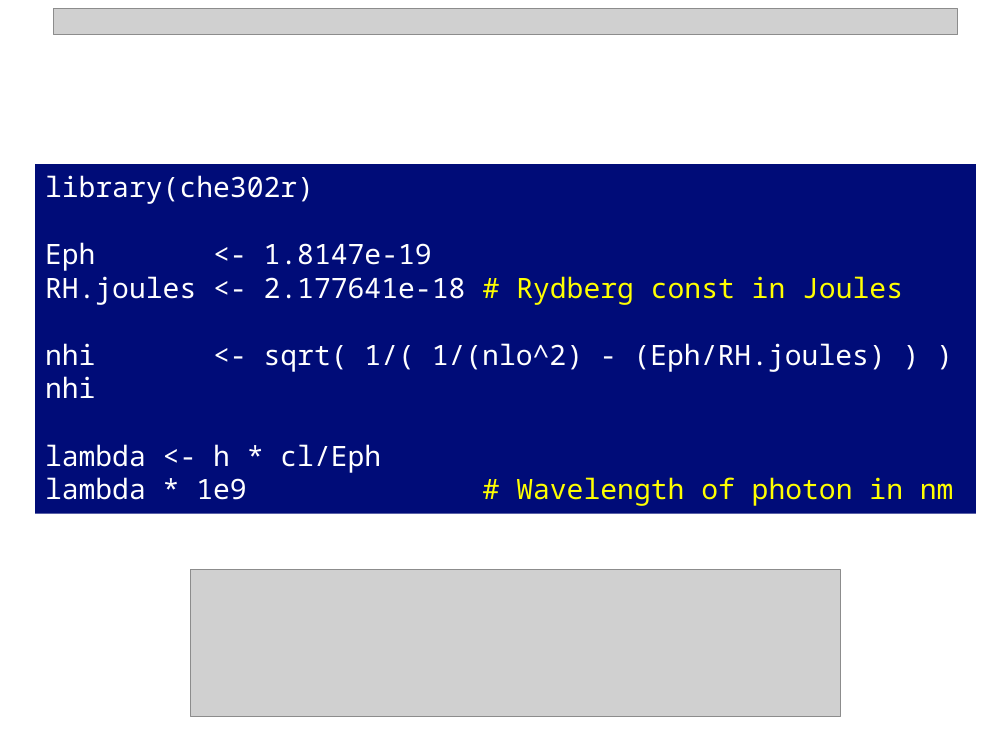
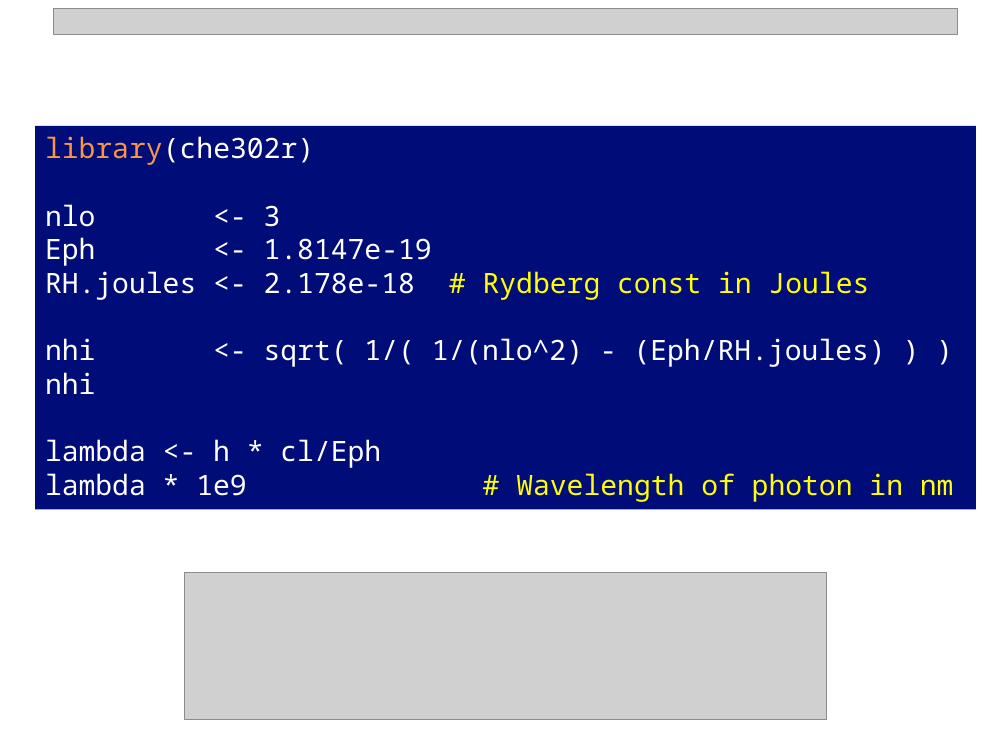
Before and after one commit to npetraco/CHE302, a slide deck: slide 22 of Notes/3_Quantum_TheoryII.pptx. Drawn at 1008x756 pixels with LibreOffice and Linux fonts; fonts in the diff are those of the drawing; grey boxes stand for pictures. Boxes give left, top, right and bottom in pixels: in the first picture for what was removed or moved away, otherwise in the second. Text is boxed around its words. In the diff, an @@ line names an element or a change of style, - is before the commit and + after.

```diff
--- a/Notes/3_Quantum_TheoryII.pptx
+++ b/Notes/3_Quantum_TheoryII.pptx
@@ rectangle "library(che302r)": place and size @@
-rectangle "library(che302r)" at (35, 164, 976, 514)
+rectangle "library(che302r)" at (35, 126, 976, 509)
@@ text in rectangle at (45, 136, 314, 165): text colour #FFFFFF to #F79646 in "library(che302r)" @@
@@ text in rectangle at (45, 204, 281, 227): paragraph added @@
+nlo <- 3
@@ text in rectangle at (45, 271, 869, 300): text changed; text colour #FFFFFF to #FFFF00 @@
-RH.joules <- 2.177641e-18 # Rydberg const in Joules
+RH.joules <- 2.178e-18 # Rydberg const in Joules
@@ picture: place and size @@
-picture at (191, 570, 841, 716)
+picture at (184, 573, 827, 720)
```
Also in this commit, not shown: 2 other slides changed, 2 other files.
